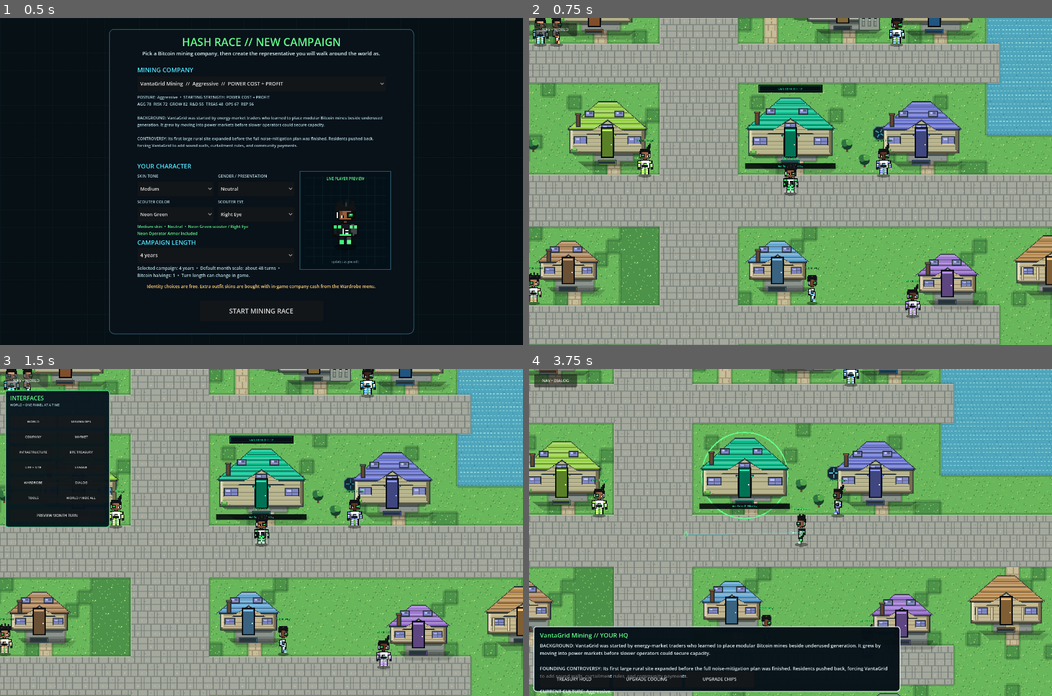
Above: before the commit, frames 1-4 (two rows, left to right).
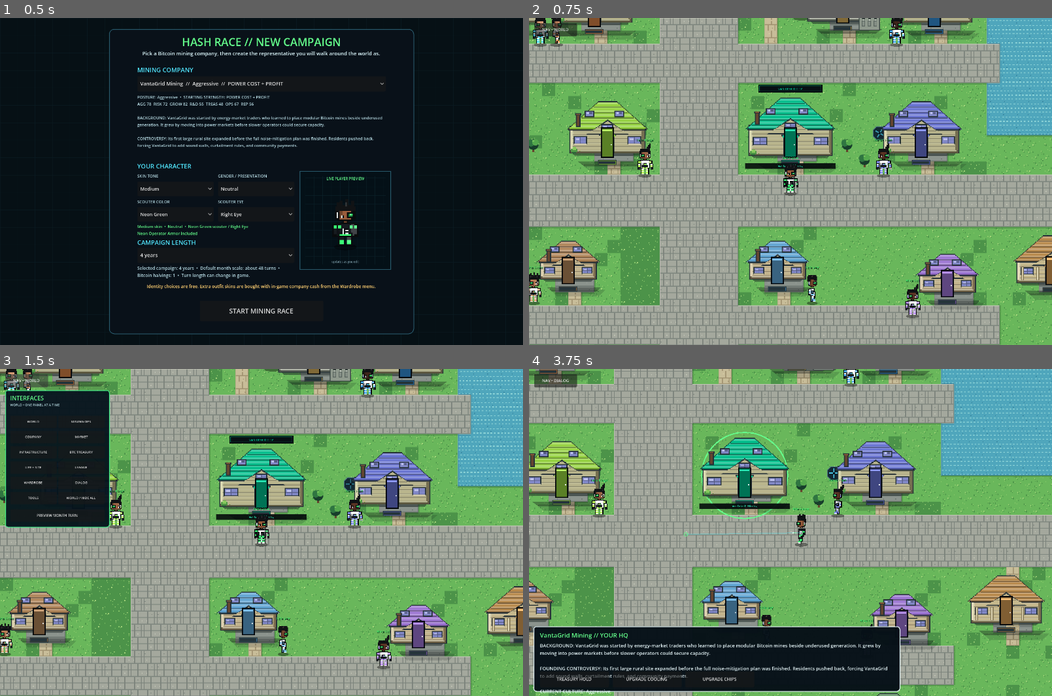
Above: after the commit, the same moments.

Repository: 1freetech/HashRace
Game: Godot game, scene res://scenes/campaign_setup.tscn
Two runs of this game, one before a commit and one after it. Both use one fixed random seed, a clock stepped at 60 frames per second and the inputs below.
Inputs (mouse positions are in pixels of both pictures, inside the frame that each line leads up to):
- Up to frame 1 (0.5 s): no input
- Up to frame 2 (0.75 s): click "START MINING RACE" at 0.5 s
- Up to frame 3 (1.5 s): click "NAV • WORLD" at 1.25 s
- Up to frame 4 (3.75 s): click "WORLD" at 2 s; tap Enter (ui_accept) at 2.75, 3.02 s; move the mouse to (905, 516) at 2.77 s; hold D 2.78-3.5 s; tap E at 2.85 s; click (905, 516) at 2.92 s; drag from (685, 548) to (764, 597) at 3.52 s

Frame 1 is identical in both runs. In frame 2, 1.8% of the frame differs, in the area x 0-100%, y 0-92%; in frame 3, 1.6%; in frame 4, 1.9%, in the area x 0-100%, y 0-100%.

Commit message:
v0.106: wire live world to quality layer

Diff:
--- a/Godot/scenes/world.tscn
+++ b/Godot/scenes/world.tscn
@@ -1,7 +1,7 @@
 [gd_scene load_steps=3 format=3]
 
-; Release inheritance compatibility: world_v105.gd -> world_v104.gd -> world_v103.gd -> world_v102.gd -> world_v101.gd -> world_v100.gd -> world_v099.gd -> world_v098.gd -> world_v097.gd -> world_v096.gd -> world_v095.gd -> world_v094.gd -> world_v093.gd -> world_v092.gd -> world_v091.gd -> world_v090.gd -> world_v089.gd -> world_v088.gd -> world_v087.gd -> prior gameplay stack. v0.105 fixes blackout recovery guidance so 0% power service reports the fleet's full MW requirement.
-[ext_resource path="res://scripts/world_v105.gd" type="Script" id="1_world"]
+; Release inheritance compatibility: world_v106.gd -> world_v105.gd -> world_v104.gd -> world_v103.gd -> world_v102.gd -> world_v101.gd -> world_v100.gd -> world_v099.gd -> world_v098.gd -> world_v097.gd -> world_v096.gd -> world_v095.gd -> world_v094.gd -> world_v093.gd -> world_v092.gd -> world_v091.gd -> world_v090.gd -> world_v089.gd -> world_v088.gd -> world_v087.gd -> prior gameplay stack. v0.106 adds bounded power-risk guidance and single-owner terrain transitions.
+[ext_resource path="res://scripts/world_v106.gd" type="Script" id="1_world"]
 [ext_resource path="res://scripts/live_treasury_controls.gd" type="Script" id="2_treasury"]
 
 [node name="HashRaceRPGStrategyWorld" type="Node2D"]
@@ -9,6 +9,3 @@
 
 [node name="LiveTreasuryControls" type="Node" parent="."]
 script = ExtResource("2_treasury")
-
-[node name="BootFallback" type="CanvasLayer" parent="."]
-layer = 100
